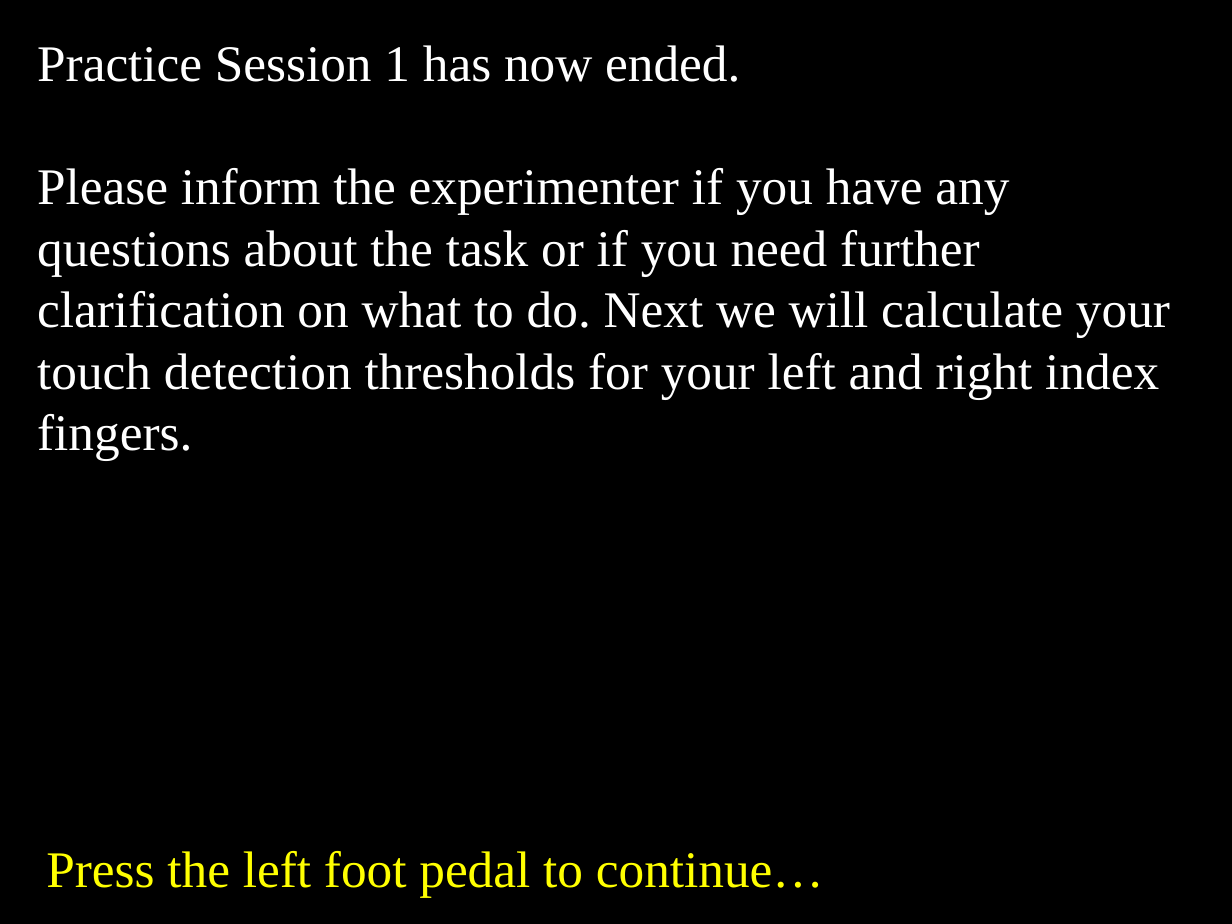
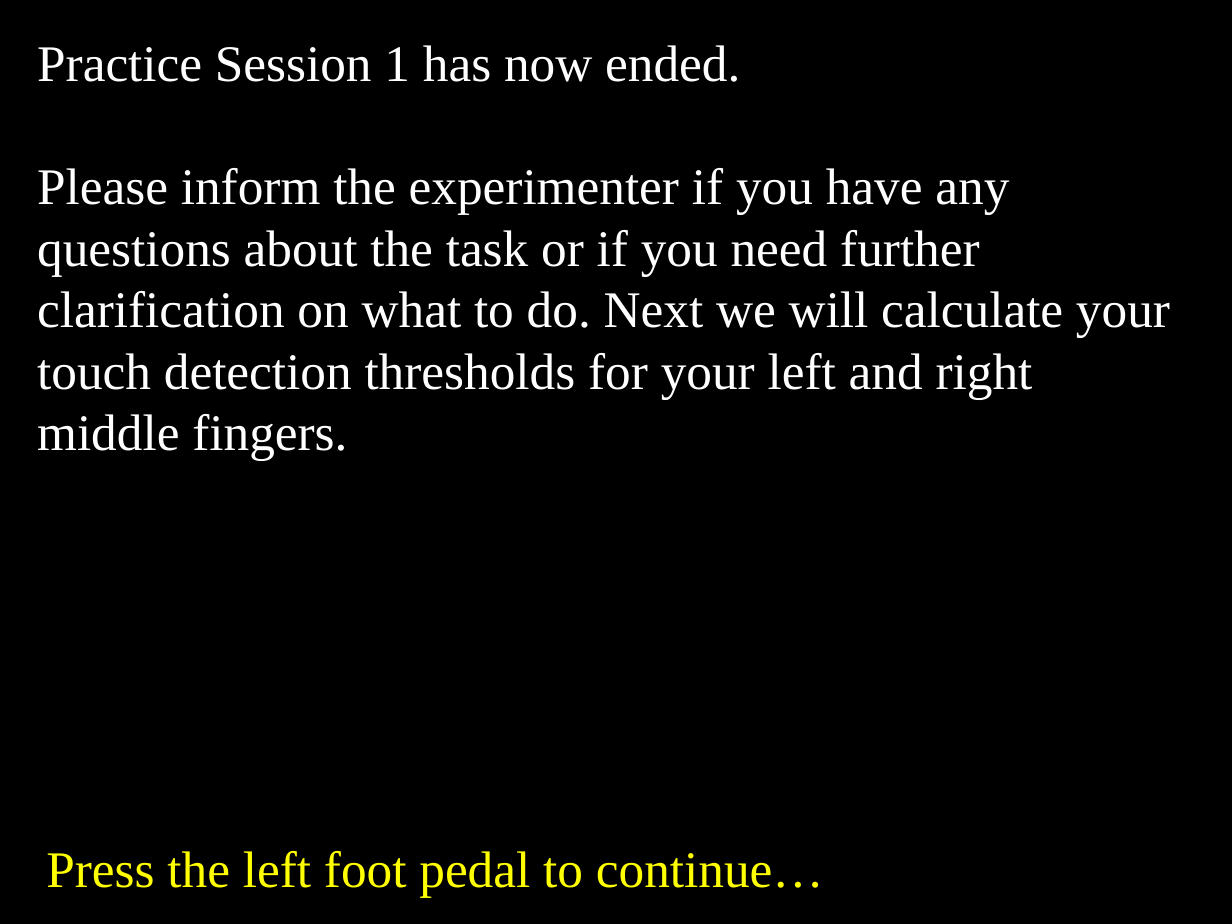
Before and after one commit to EmbodiedResearchLab/Vitality-Tactile-Detection, a slide deck: slide 8 of Stimuli/new/General instructions.pptx. Drawn at 1232x924 pixels with LibreOffice and Linux fonts; fonts in the diff are those of the drawing. Boxes give left, top, right and bottom in pixels: in the first picture for what was removed or moved away, otherwise in the second. Text is boxed around its words. In the diff, an @@ line names an element or a change of style, - is before the commit and + after.

Commit message:
Fixed instructions and number of trials
Fixed instructions to say middle finger and changed # threshold trials
per hand to 105

```diff
--- a/Stimuli/new/General instructions.pptx
+++ b/Stimuli/new/General instructions.pptx
@@ text at (37,168,1170,461): text changed @@
-Please inform the experimenter if you have any questions about the task or if you need further clarification on what to do. Next we will calculate your touch detection thresholds for your left and right index fingers.
+Please inform the experimenter if you have any questions about the task or if you need further clarification on what to do. Next we will calculate your touch detection thresholds for your left and right middle fingers.
```
Also in this commit, not shown: 7 other slides changed, 8 other files.
